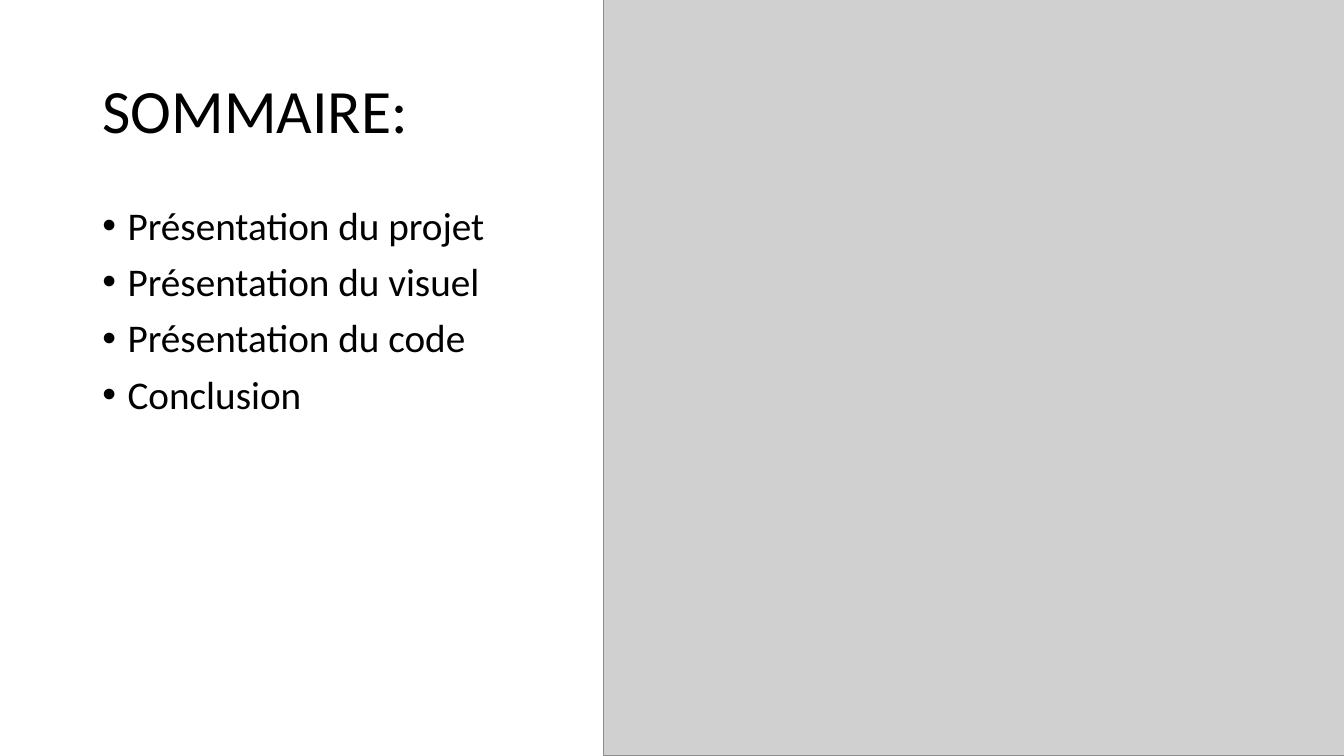
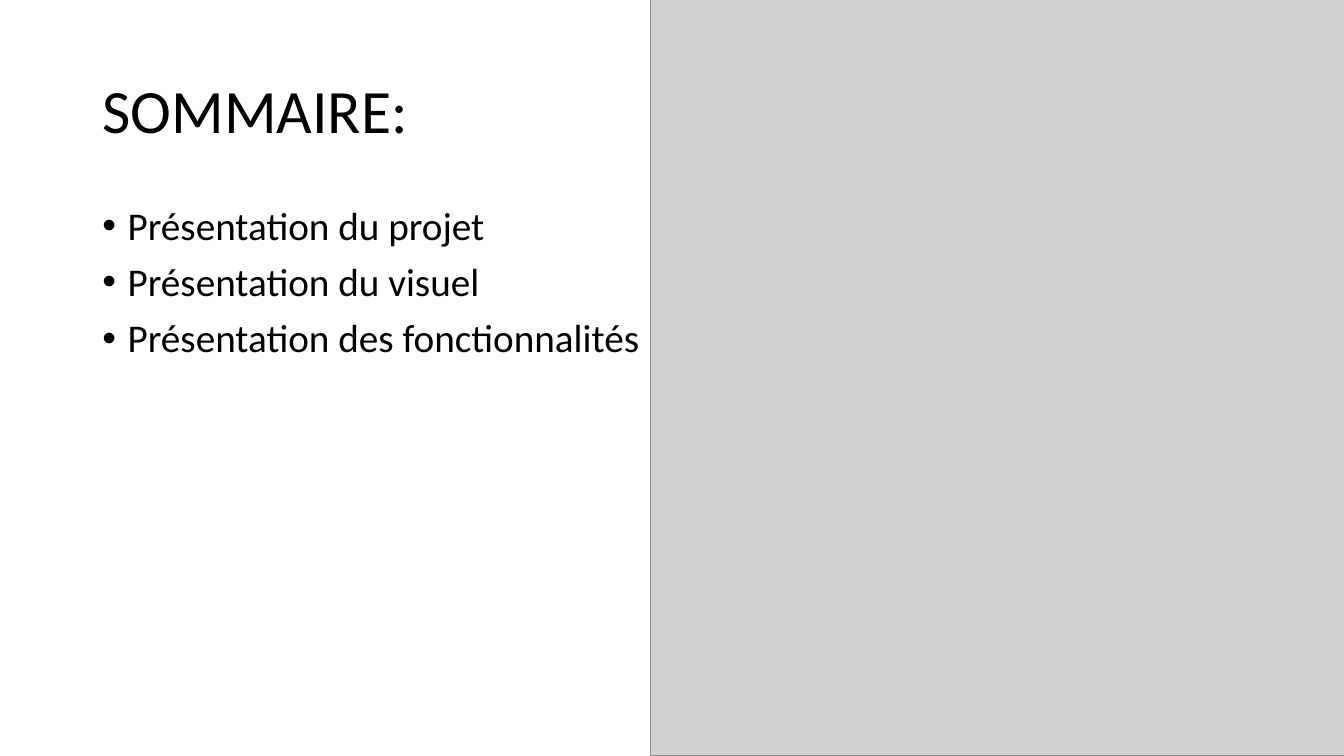
Before and after one commit to julescynamon/GoupomaniaP7, a slide deck: slide 2 of PrésentationduP7.pptx. Drawn at 1344x756 pixels with LibreOffice and Linux fonts; fonts in the diff are those of the drawing; grey boxes stand for pictures. Boxes give left, top, right and bottom in pixels: in the first picture for what was removed or moved away, otherwise in the second. Text is boxed around its words. In the diff, an @@ line names an element or a change of style, - is before the commit and + after.

```diff
--- a/PrésentationduP7.pptx
+++ b/PrésentationduP7.pptx
@@ picture: place and size @@
-picture at (604, 0, 1344, 756)
+picture at (650, 0, 1344, 756)
@@ text at (128, 324, 640, 353): text changed @@
-• Présentation du code
-• Conclusion
+• Présentation des fonctionnalités
```
Also in this commit, not shown: 1 other slide changed, 1 slide added, 2 slides removed.
